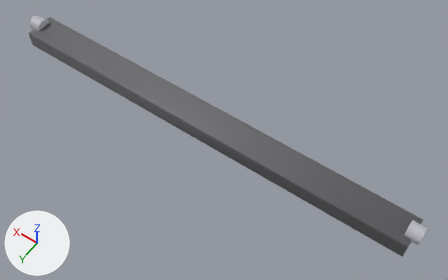
Renders of the Blender file blender-project/renders/drive_rod.blend from each side of a commit.
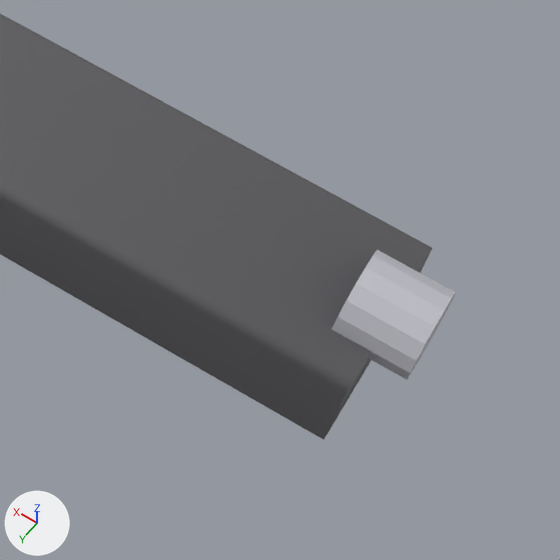
The first picture shows the older version from a camera (50 mm lens) standing at (-0.0445, 0.0558, 0.0857) and looking at (-0.005, 0.0005, -0.0013). The close-ups show the older and then the newer version on the part from 76% to 100% of the width and 61% to 100% of the height of that picture. Only the edits that show in the close-ups are written down. The axes (+X, +Y, +Z) are drawn at lower left. The lights are the same throughout.

The older version as bpy lines, for what is in view:
```python
me_dr_flatbar_mesh = bpy.data.meshes.new('DR_FlatBar_mesh')
me_dr_flatbar_mesh.from_pydata(...)  # 66 vertices, 35 faces; spans x -0.0408..0.0408, y -0.003..0.003, z -0.0018..0.0018
me_dr_flatbar_mesh.polygons.foreach_set('use_smooth', [True] * 35)
me_dr_flatbar_mesh.materials.append(mat_dr_plate)  # grey #6c6c6f
me_dr_pivotpinfront_mesh = bpy.data.meshes.new('DR_PivotPinFront_mesh')
me_dr_pivotpinfront_mesh.from_pydata(...)  # a 16-sided cylinder along x spanning x -0.00125..0.00125, y -0.0015..0.0015, z -0.0015..0.0015
me_dr_pivotpinfront_mesh.materials.append(mat_dr_metal)  # light grey #bcbcc4
ob_dr_flatbar = bpy.data.objects.new('DR_FlatBar', me_dr_flatbar_mesh)
ob_dr_flatbar.location = (0.0, 0.0, 0.0)
ob_dr_pivotpinfront = bpy.data.objects.new('DR_PivotPinFront', me_dr_pivotpinfront_mesh)
ob_dr_pivotpinfront.location = (-0.04075, 0.0, 0.00175)
```
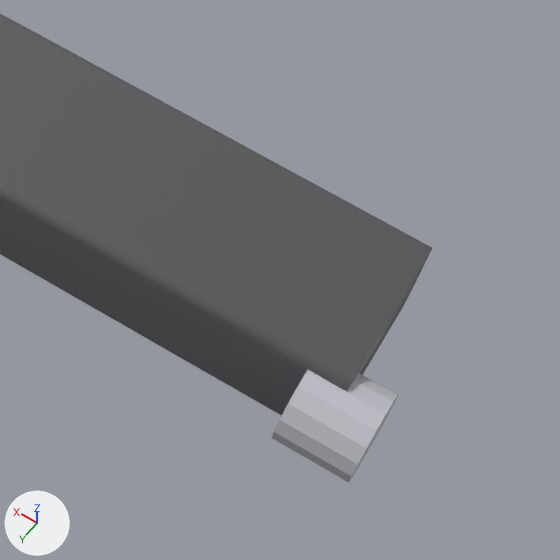
Boxes [x1, y1, x2, y2] around the edits, measured in the close-ups (560 x 560 px):
'DR_PivotPinFront', moved: before [332, 250, 456, 380]; after [271, 370, 398, 482]

Diff of the bpy script that builds the scene:
```diff
--- a/blender-project/renders/drive_rod.blend.py
+++ b/blender-project/renders/drive_rod.blend.py
@@ ob_dr_pivotpinfront @@
 ob_dr_pivotpinfront = bpy.data.objects.new('DR_PivotPinFront', me_dr_pivotpinfront_mesh)
-ob_dr_pivotpinfront.location = (-0.04075, 0.0, 0.00175)
+ob_dr_pivotpinfront.location = (-0.04075, 0.003, 0.0)
```
